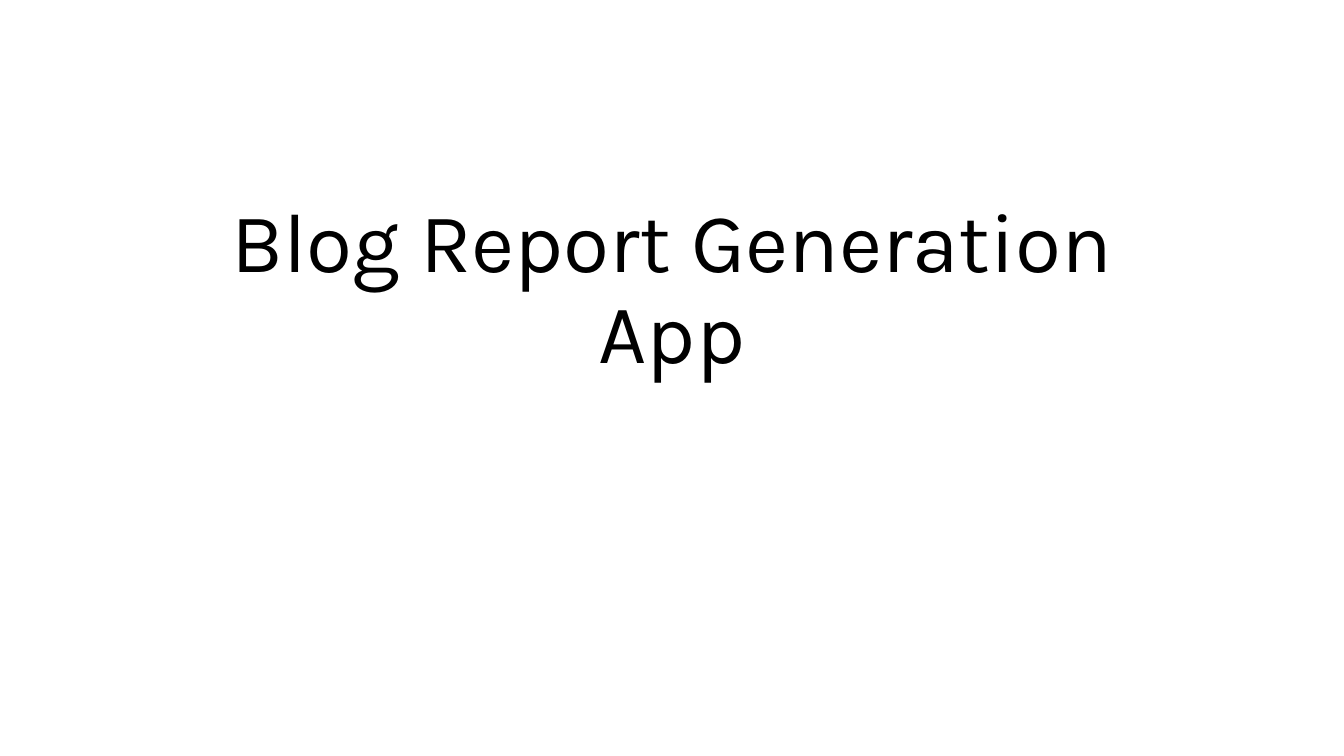
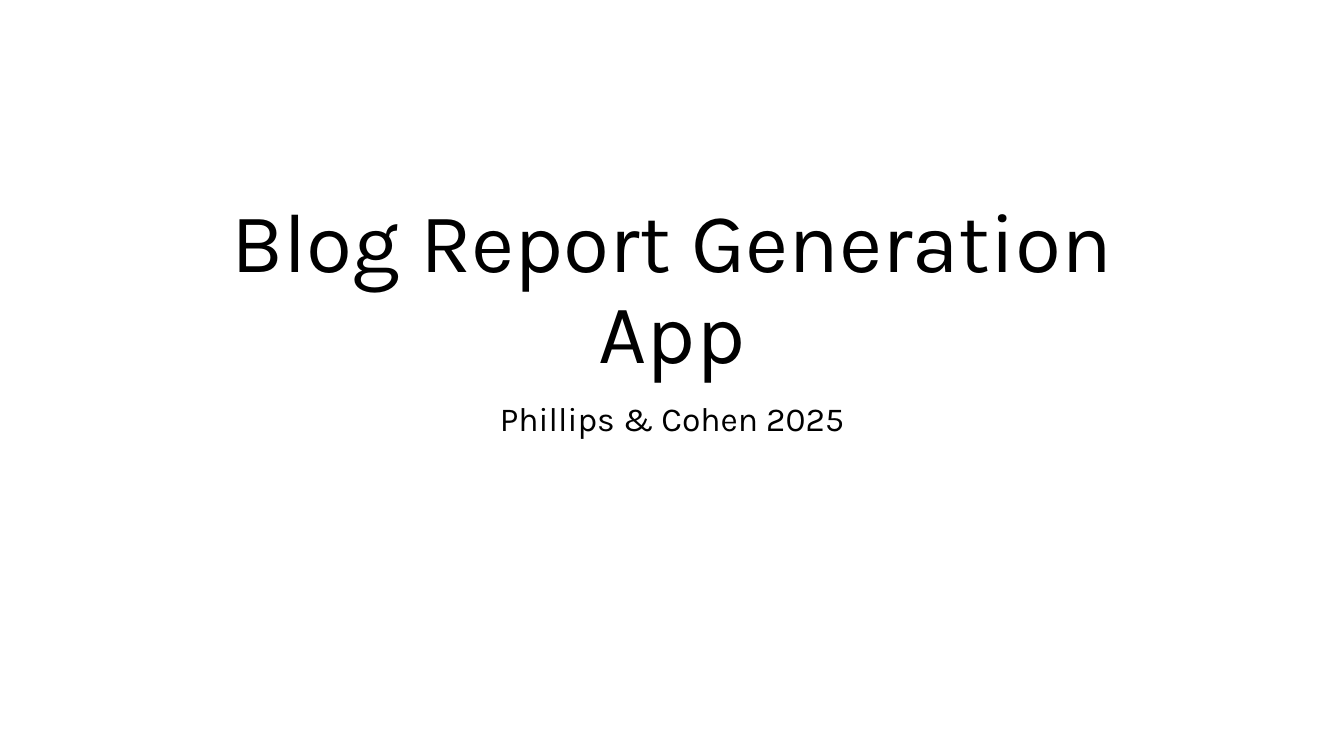
Before and after one commit to cathayc/BlogsAI, a slide deck: slide 1 of Presentation1.pptx. Drawn at 1344x756 pixels with LibreOffice and Linux fonts; fonts in the diff are those of the drawing. Boxes give left, top, right and bottom in pixels: in the first picture for what was removed or moved away, otherwise in the second. Text is boxed around its words. In the diff, an @@ line names an element or a change of style, - is before the commit and + after.

```diff
--- a/Presentation1.pptx
+++ b/Presentation1.pptx
@@ subtitle added at (x1=500, y1=408, x2=844, y2=439), 24 pt, text #000000 @@
+Phillips & Cohen 2025
```
Also in this commit, not shown: 8 other files.
